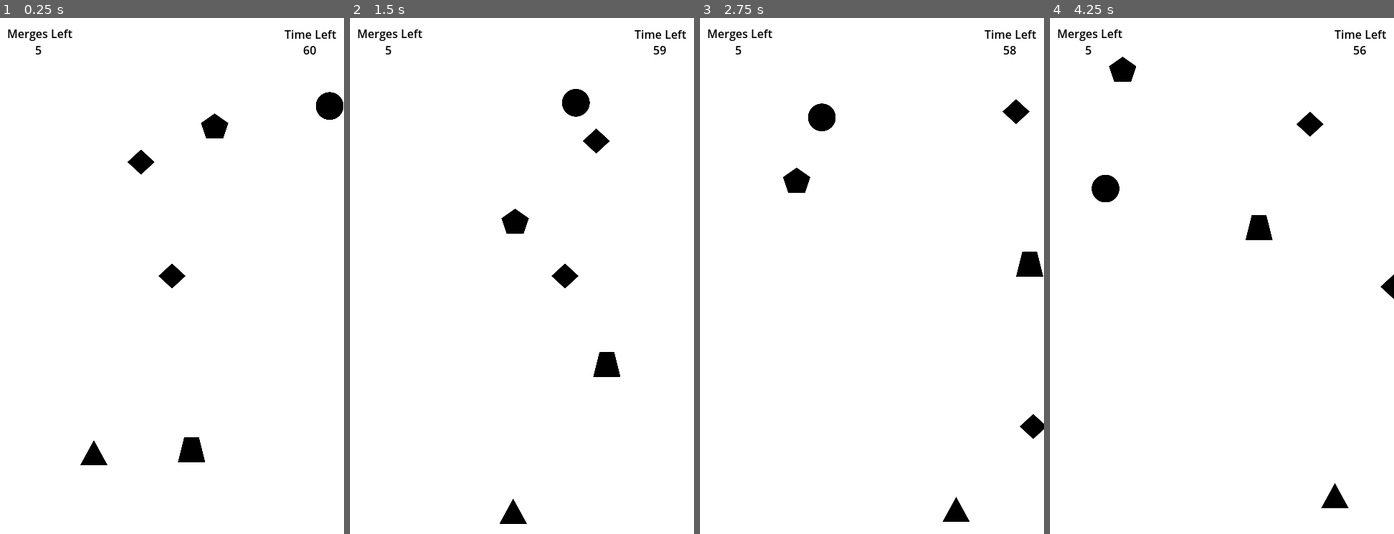
Above: before the commit, frames 1-4 (left to right).
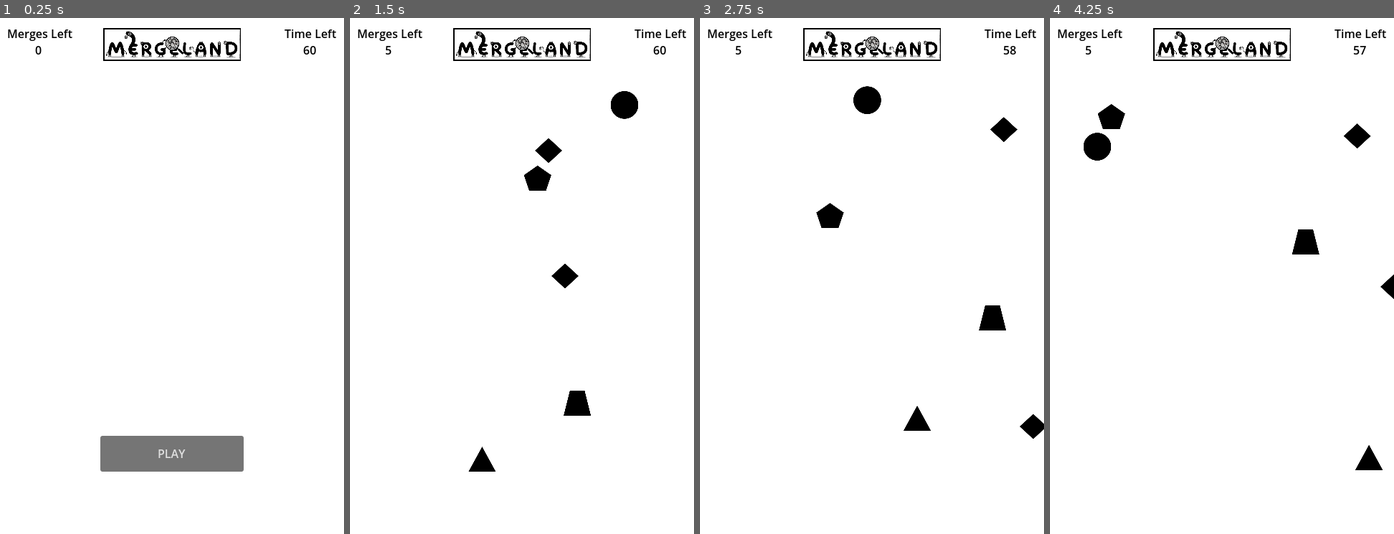
Above: after the commit, the same moments.

Repository: Sushantpandita7/mingle-godot
Game: Godot game, scene res://scenes/main.tscn
Two runs of this game, one before a commit and one after it. Both use one fixed random seed, a clock stepped at 60 frames per second and the inputs below.
Inputs (mouse positions are in pixels of both pictures, inside the frame that each line leads up to):
- Up to frame 1 (0.25 s): no input
- Up to frame 2 (1.5 s): click (522, 451) at 0.5 s, where only the run after the commit has a clickable "PLAY"; hold Right (ui_right) from 1.28 s (still down); tap Space (merge) at 1.35 s
- Up to frame 3 (2.75 s): release Right (ui_right) at 2.03 s; hold Down (ui_down) from 2.03 s (still down); tap Space (merge) at 2.1 s
- Up to frame 4 (4.25 s): release Down (ui_down) at 2.78 s; hold Right (ui_right) 2.78-3.53 s; tap Space (merge) at 2.85, 3.6 s; hold Up (ui_up) from 3.53 s (still down)

The runs differ from the first frame. In frame 1, 5.1% of the frame differs, in the area x 10-100%, y 1-88%; in frame 2, 3.7%; in frame 3, 3.7%; in frame 4, 3.7%.

Commit message:
logo + start button functionality

Diff:
--- a/scenes/hud.gd
+++ b/scenes/hud.gd
@@ -1,11 +1,26 @@
 extends CanvasLayer
+
+signal start_pressed
 
 @onready var remaining_value := $RemainingValue
 @onready var time_value := $TimeLeftValue
+@onready var start_button := $StartButton
+@onready var message := $Message
+
+func _ready():
+	start_button.pressed.connect(_on_start_pressed)
+	message.hide()
+
+func _on_start_pressed():
+	start_button.hide()
+	emit_signal("start_pressed")
 
 func set_remaining(count: int):
 	remaining_value.text = str(count)
 
 func set_time(seconds: float):
-	var s := int(ceil(seconds))
-	time_value.text = str(s)
+	time_value.text = str(int(ceil(seconds)))
+
+func show_message(text: String):
+	message.text = text
+	message.show()
--- a/scenes/hud.tscn
+++ b/scenes/hud.tscn
@@ -1,9 +1,15 @@
-[gd_scene load_steps=2 format=3 uid="uid://cb7di0wpo8i3j"]
+[gd_scene load_steps=3 format=3 uid="uid://cb7di0wpo8i3j"]
 
 [ext_resource type="Script" uid="uid://4utudktajus4" path="res://scenes/hud.gd" id="1_ahhtf"]
+[ext_resource type="Texture2D" uid="uid://befu1j3m4pw1f" path="res://assets/black/logo.png" id="2_oo0fn"]
 
 [node name="CanvasLayer" type="CanvasLayer"]
 script = ExtResource("1_ahhtf")
+
+[node name="Logo" type="Sprite2D" parent="."]
+position = Vector2(240, 37)
+scale = Vector2(0.05, 0.05)
+texture = ExtResource("2_oo0fn")
 
 [node name="Remaining" type="Label" parent="."]
 modulate = Color(0, 0, 0, 1)
@@ -32,9 +38,9 @@
 anchor_left = 1.0
 anchor_right = 1.0
 offset_left = -83.0
-offset_top = 11.0
+offset_top = 10.0
 offset_right = -10.0
-offset_bottom = 34.0
+offset_bottom = 33.0
 grow_horizontal = 0
 text = "Time Left"
 horizontal_alignment = 1
@@ -49,3 +55,33 @@
 text = "60"
 horizontal_alignment = 1
 vertical_alignment = 1
+
+[node name="StartButton" type="Button" parent="."]
+anchors_preset = 8
+anchor_left = 0.5
+anchor_top = 0.5
+anchor_right = 0.5
+anchor_bottom = 0.5
+offset_left = -100.0
+offset_top = 223.0
+offset_right = 100.0
+offset_bottom = 273.0
+grow_horizontal = 2
+grow_vertical = 2
+text = "PLAY"
+
+[node name="Message" type="Label" parent="."]
+modulate = Color(0, 0, 0, 1)
+anchors_preset = 8
+anchor_left = 0.5
+anchor_top = 0.5
+anchor_right = 0.5
+anchor_bottom = 0.5
+offset_left = -100.0
+offset_top = -25.0
+offset_right = 100.0
+offset_bottom = 25.0
+grow_horizontal = 2
+grow_vertical = 2
+horizontal_alignment = 1
+vertical_alignment = 1
--- a/scenes/main.tscn
+++ b/scenes/main.tscn
@@ -24,8 +24,8 @@
 grow_horizontal = 2
 grow_vertical = 2
 
+[node name="HUD" parent="." instance=ExtResource("10_choun")]
+
 [node name="PlayerSpawn" type="Node2D" parent="."]
 
 [node name="Objects" type="Node2D" parent="."]
-
-[node name="HUD" parent="." instance=ExtResource("10_choun")]
--- a/scripts/main.gd
+++ b/scripts/main.gd
@@ -1,9 +1,13 @@
 extends Node
+
+enum GameState { WAITING, PLAYING, WIN, LOSE }
+var state := GameState.WAITING
+
+@onready var hud := $HUD
 
 @export var player_scene: PackedScene
 @export var object_scene: PackedScene
 
-@export var object_count := 5
 @export var object_min_speed := 100
 @export var object_max_speed := 150.0
 
@@ -16,40 +20,26 @@
 @export var level_time := 60.0
 var time_left := 0.0
 
-@onready var hud := $HUD
+func _process(delta):
+	if state != GameState.PLAYING:
+		return
 
-func _process(delta):
-	if time_left <= 0:
-		return
 	time_left -= delta
 	hud.set_time(time_left)
-	hud.set_remaining($Objects.get_child_count())
 
-	#if time_left <= 0:
-		#on_time_up()
+	if time_left <= 0:
+		check_lose_condition()
 
 func _ready():
 
+	state = GameState.WAITING
+
 	screen_size = get_viewport().get_visible_rect().size
 
-	remaining_visuals = spawn_visuals.duplicate()
+	hud.start_pressed.connect(start_level)
 
-	spawn_player()
-	spawn_objects()
-
-	time_left = level_time
-	hud.set_remaining($Objects.get_child_count())
-	hud.set_time(time_left)
-
-	$HUD/Remaining.show()
-	$HUD/TimeLeft.show()
-
-	#if spawn_visuals.size() != object_count:
-		#push_error(
-			#"Object count (%d) does not match spawn_visuals size (%d)"
-			#% [object_count, spawn_visuals.size()]
-		#)
-		#return
+	hud.set_remaining(0)
+	hud.set_time(level_time)
 
 func spawn_player():
 
@@ -91,4 +81,32 @@
 	)
 
 func on_object_merged():
+	hud.set_remaining(remaining_visuals.size())
+
+	if remaining_visuals.is_empty():
+		trigger_win()
+
+func start_level():
+	state = GameState.PLAYING
+
+	remaining_visuals = spawn_visuals.duplicate()
+
+	spawn_player()
+	spawn_objects()
+
+	time_left = level_time
 	hud.set_remaining($Objects.get_child_count())
+	hud.set_time(time_left)
+
+func check_lose_condition():
+	if $Objects.get_child_count() > 0:
+		trigger_lose()
+
+func trigger_win():
+	state = GameState.WIN
+	hud.show_message("YOU WIN")
+	$PlayerSpawn.hide()
+
+func trigger_lose():
+	state = GameState.LOSE
+	hud.show_message("TIME UP")
--- a/scripts/object.gd
+++ b/scripts/object.gd
@@ -25,7 +25,8 @@
 @export var drift_multiplier := 1
 @export var boost_multiplier := 2
 
-var bounds_margin := 20.0
+var bounds_margin_x := 20.0
+var bounds_margin_y := 80.0
 
 
 func _ready():
@@ -101,21 +102,21 @@
 	var bounced := false
 	var pos := position
 
-	if pos.x < bounds_margin:
-		pos.x = bounds_margin
+	if pos.x < bounds_margin_x:
+		pos.x = bounds_margin_x
 		direction.x = abs(direction.x)
 		bounced = true
-	elif pos.x > screen_size.x - bounds_margin:
-		pos.x = screen_size.x - bounds_margin
+	elif pos.x > screen_size.x - bounds_margin_x:
+		pos.x = screen_size.x - bounds_margin_x
 		direction.x = -abs(direction.x)
 		bounced = true
 
-	if pos.y < bounds_margin:
-		pos.y = bounds_margin
+	if pos.y < bounds_margin_y:
+		pos.y = bounds_margin_y
 		direction.y = abs(direction.y)
 		bounced = true
-	elif pos.y > screen_size.y - bounds_margin:
-		pos.y = screen_size.y - bounds_margin
+	elif pos.y > screen_size.y - bounds_margin_y:
+		pos.y = screen_size.y - bounds_margin_y
 		direction.y = -abs(direction.y)
 		bounced = true
 
--- a/scripts/player.gd
+++ b/scripts/player.gd
@@ -64,9 +64,10 @@
 
 	target.queue_free()
 
-
 	var main := get_parent().get_parent()
 	main.remaining_visuals.erase(merged_visual)
+
+	main.on_object_merged()
 
 	if main.remaining_visuals.size() > 0:
 		switch_to_new_visual()
Binary file added: assets/black/logo.png
Not shown, added: assets/black/logo.png.import
